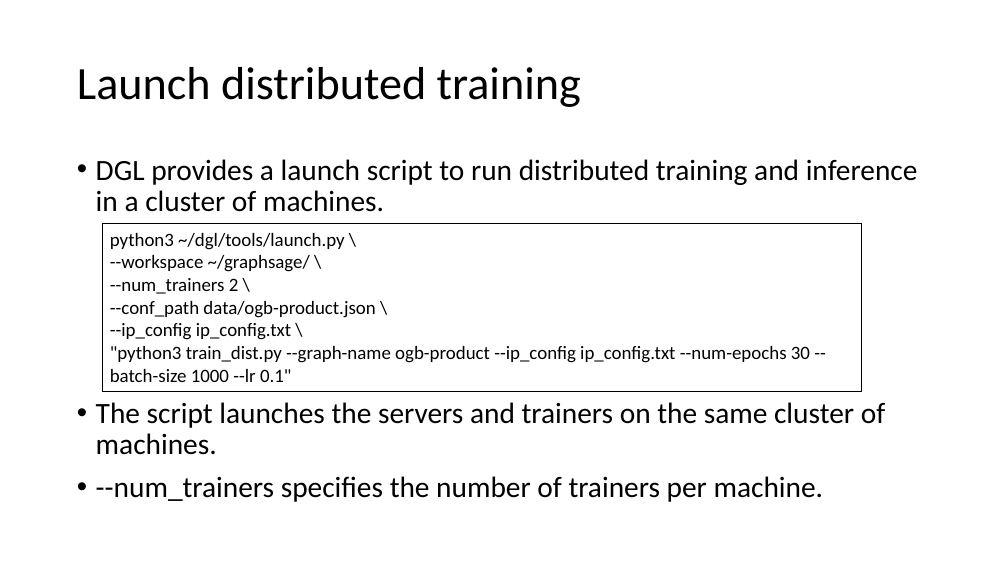
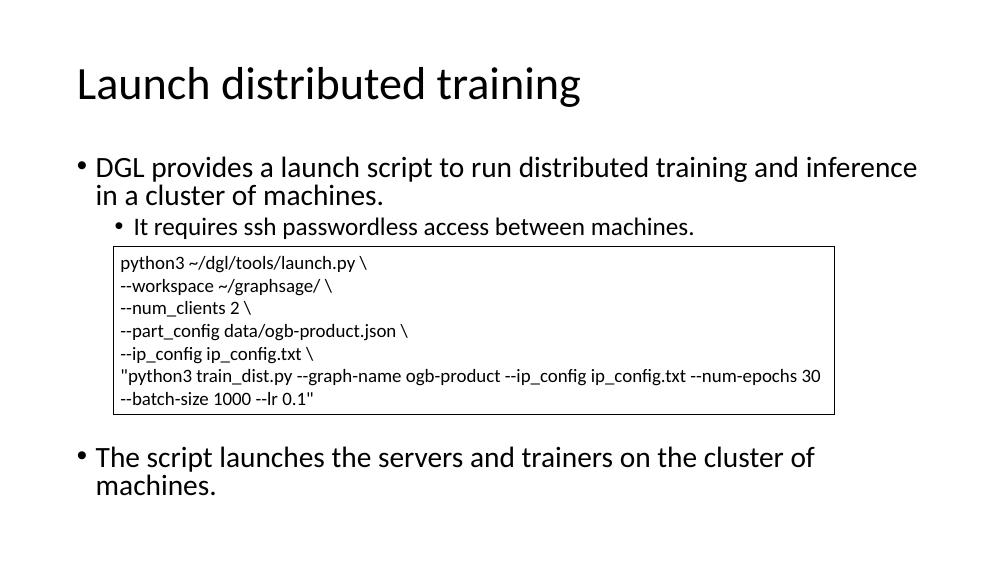
Before and after one commit to dglai/KDD20-Hands-on-Tutorial, a slide deck: slide 24 of 5-distributed/distributed training tutorial.pptx (slide 20 before the commit). Drawn at 1008x567 pixels with LibreOffice and Linux fonts; fonts in the diff are those of the drawing. Boxes give left, top, right and bottom in pixels: in the first picture for what was removed or moved away, otherwise in the second. Text is boxed around its words. In the diff, an @@ line names an element or a change of style, - is before the commit and + after.

Commit message:
update slides.

```diff
--- a/5-distributed/distributed training tutorial.pptx
+++ b/5-distributed/distributed training tutorial.pptx
@@ text at <box>96,156,918,206</box>: line spacing 0.9 to 0.8 @@
@@ text at <box>96,217,815,496</box>: text changed @@
-• The script launches the servers and trainers on the same cluster of machines.
-• --num_trainers specifies the number of trainers per machine.
+  • It requires ssh passwordless access between machines.
+• The script launches the servers and trainers on the cluster of machines.
@@ rectangle "python3 ~/dgl/tools/launch.py \": place and size @@
-rectangle "python3 ~/dgl/tools/launch.py \" at <box>102,224,862,392</box>
+rectangle "python3 ~/dgl/tools/launch.py \" at <box>113,247,836,415</box>
@@ text in rectangle at <box>120,301,396,341</box>: text changed @@
---num_trainers 2 \
---conf_path data/ogb-product.json \
+--num_clients 2 \
+--part_config data/ogb-product.json \
```
Also in this commit, not shown: 10 other slides changed, 5 slides added, 1 slide removed.
